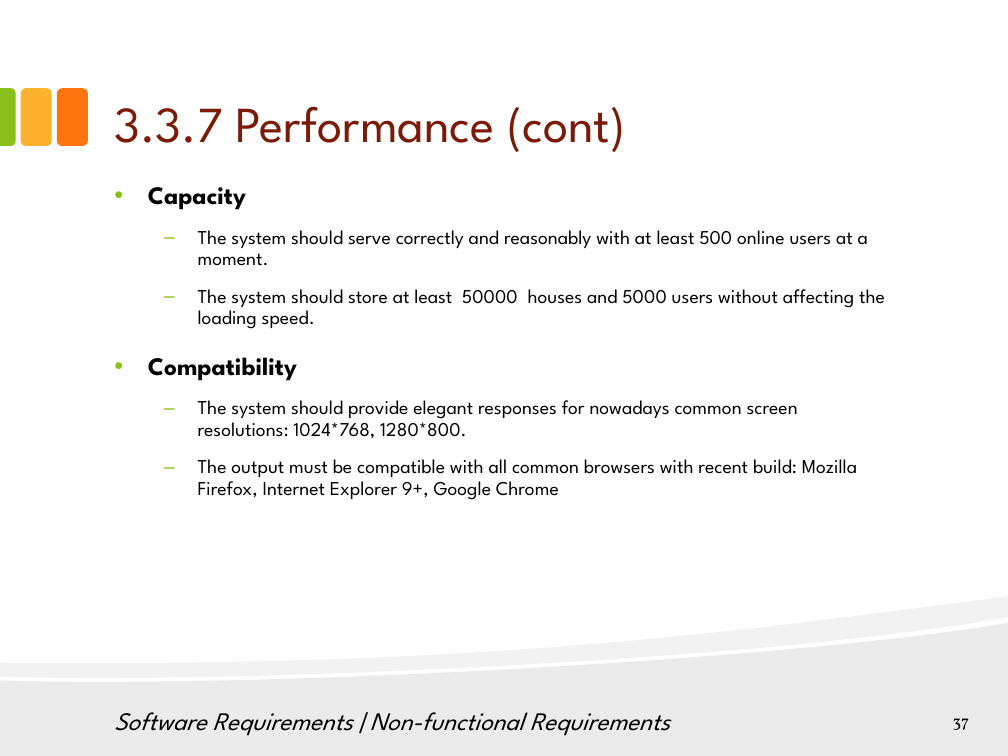
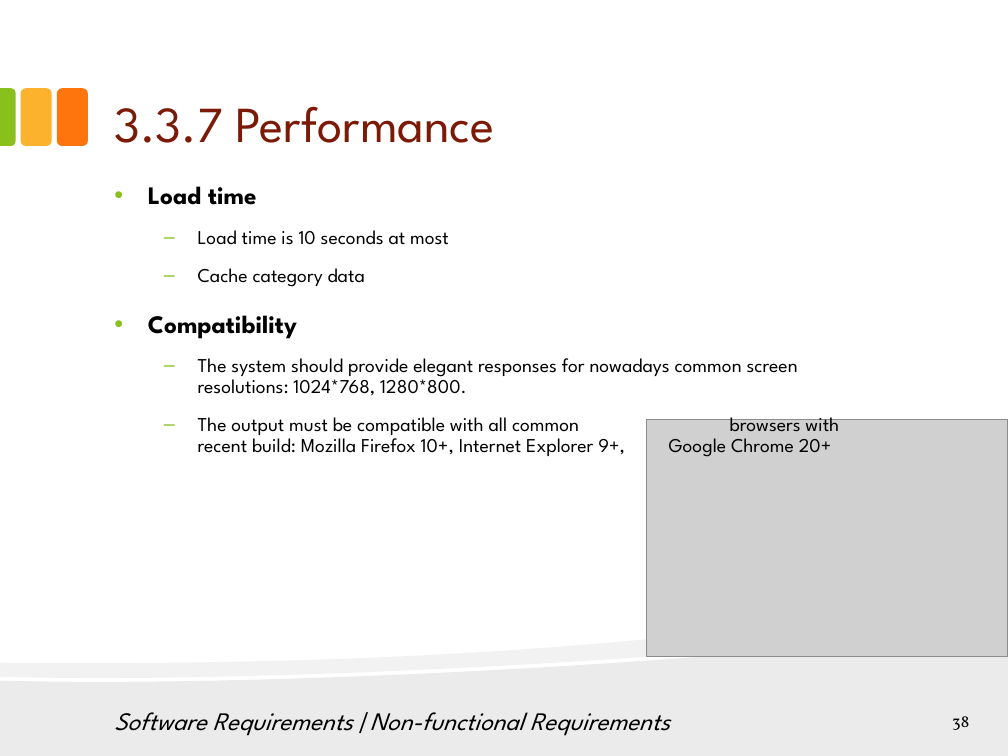
Before and after one commit to hungqcao/Rental-House-Finding, a slide deck: slide 38 of Document/Documentation/Final Document & Report/RHF_Presentation_Final_v1.0.pptx (slide 37 before the commit). Drawn at 1008x756 pixels with LibreOffice and Linux fonts; fonts in the diff are those of the drawing; grey boxes stand for pictures. Boxes give left, top, right and bottom in pixels: in the first picture for what was removed or moved away, otherwise in the second. Text is boxed around its words. In the diff, an @@ line names an element or a change of style, - is before the commit and + after.

Commit message:
slide

```diff
--- a/Document/Documentation/Final Document & Report/RHF_Presentation_Final_v1.0.pptx
+++ b/Document/Documentation/Final Document & Report/RHF_Presentation_Final_v1.0.pptx
@@ title at [114, 106, 495, 143]: text changed @@
-3.3.7 Performance (cont)
+3.3.7 Performance
@@ text at [148, 186, 449, 287]: text changed @@
-• Capacity
-  – The system should serve correctly and reasonably with at least 500 online users at a moment.
-  – The system should store at least 50000 houses and 5000 users without affecting the loading speed.
+• Load time
+  – Load time is 10 seconds at most
+  – Cache category data
@@ text at [198, 417, 832, 457]: text changed @@
-  – The output must be compatible with all common browsers with recent build: Mozilla Firefox, Internet Explorer 9+, Google Chrome
+  – The output must be compatible with all common browsers with recent build: Mozilla Firefox 10+, Internet Explorer 9+, Google Chrome 20+
@@ picture added at [647, 420, 1008, 656] @@
@@ page number at [952, 716, 969, 730]: text changed @@
-37
+38
```
Also in this commit, not shown: 19 other slides changed, 6 slides added, 5 slides removed.
